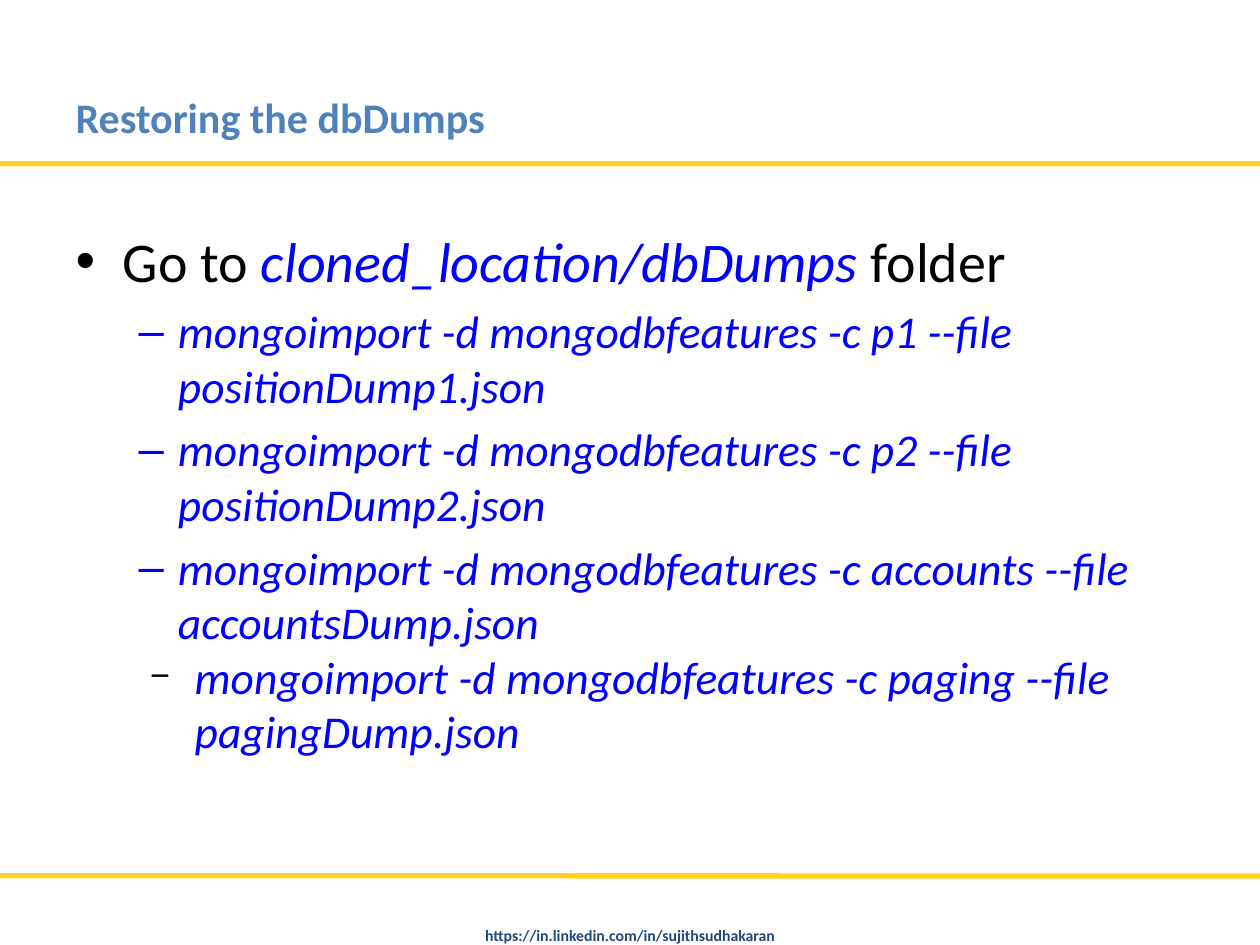
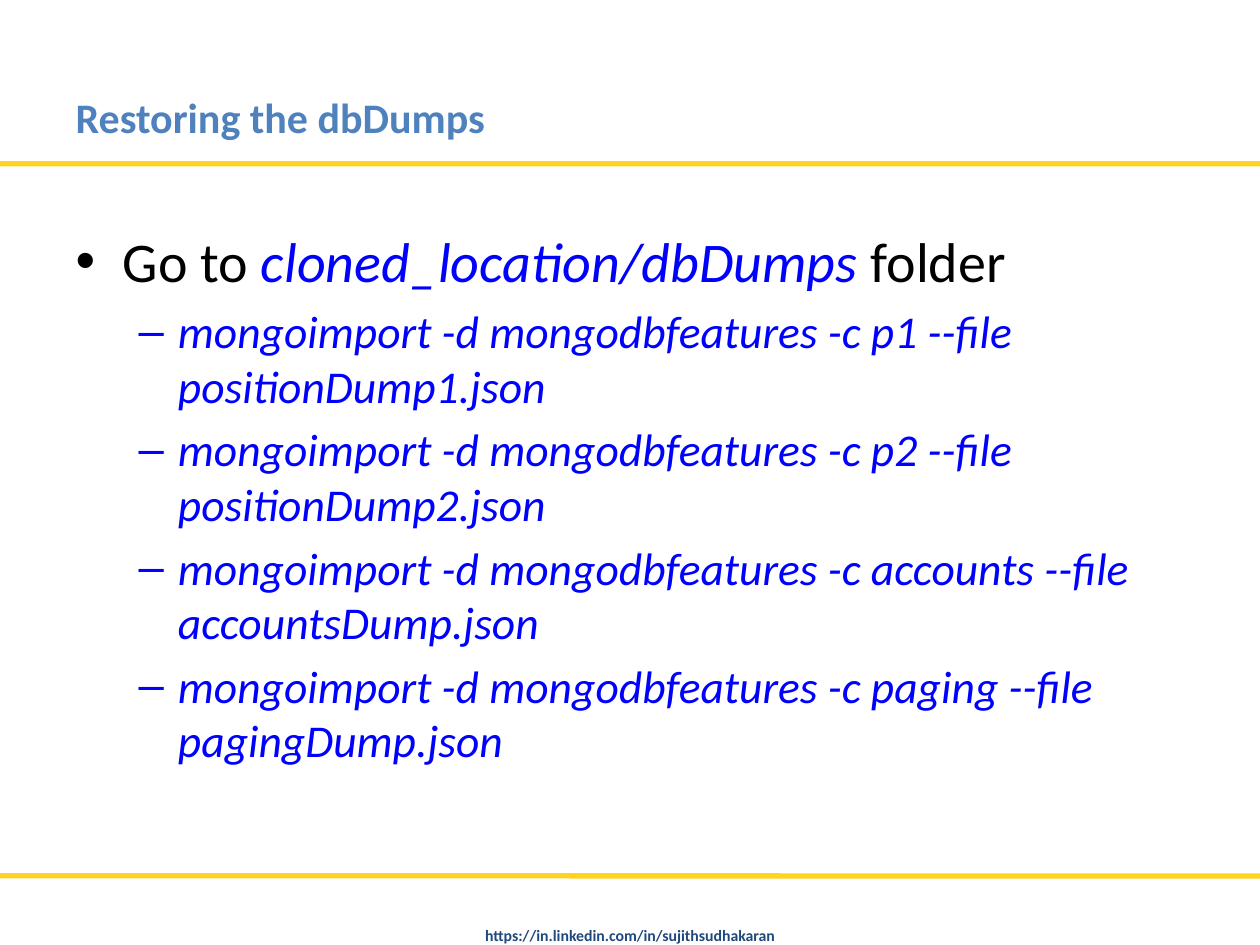
Before and after one commit to nitinmlvya/mongodb-tips-and-advfeatures, a slide deck: slide 3 of MongoDB Tips and Advance Features.odp. Drawn at 1260x945 pixels with LibreOffice and Linux fonts; fonts in the diff are those of the drawing; background and template pictures are left out. Boxes give left, top, right and bottom in pixels: in the first picture for what was removed or moved away, otherwise in the second. Text is boxed around its words. In the diff, an @@ line names an element or a change of style, - is before the commit and + after.

```diff
--- a/MongoDB Tips and Advance Features.odp
+++ b/MongoDB Tips and Advance Features.odp
@@ text at [178, 671, 1093, 765]: bullet − to –; less space between paragraphs; bullet colour #000000 to #0000FF @@
```
Also in this commit, not shown: 7 other slides changed, 3 other files.
